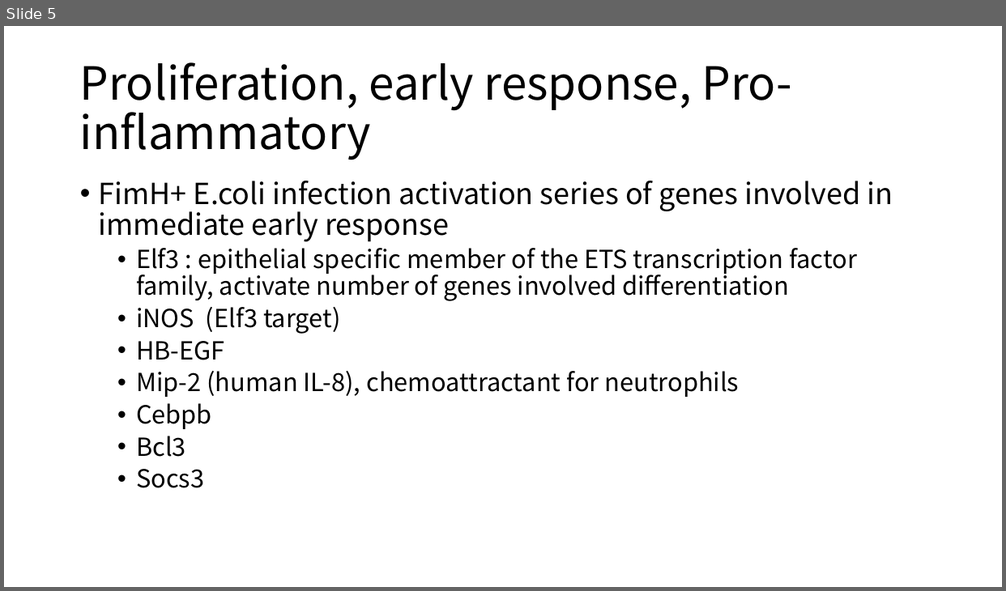
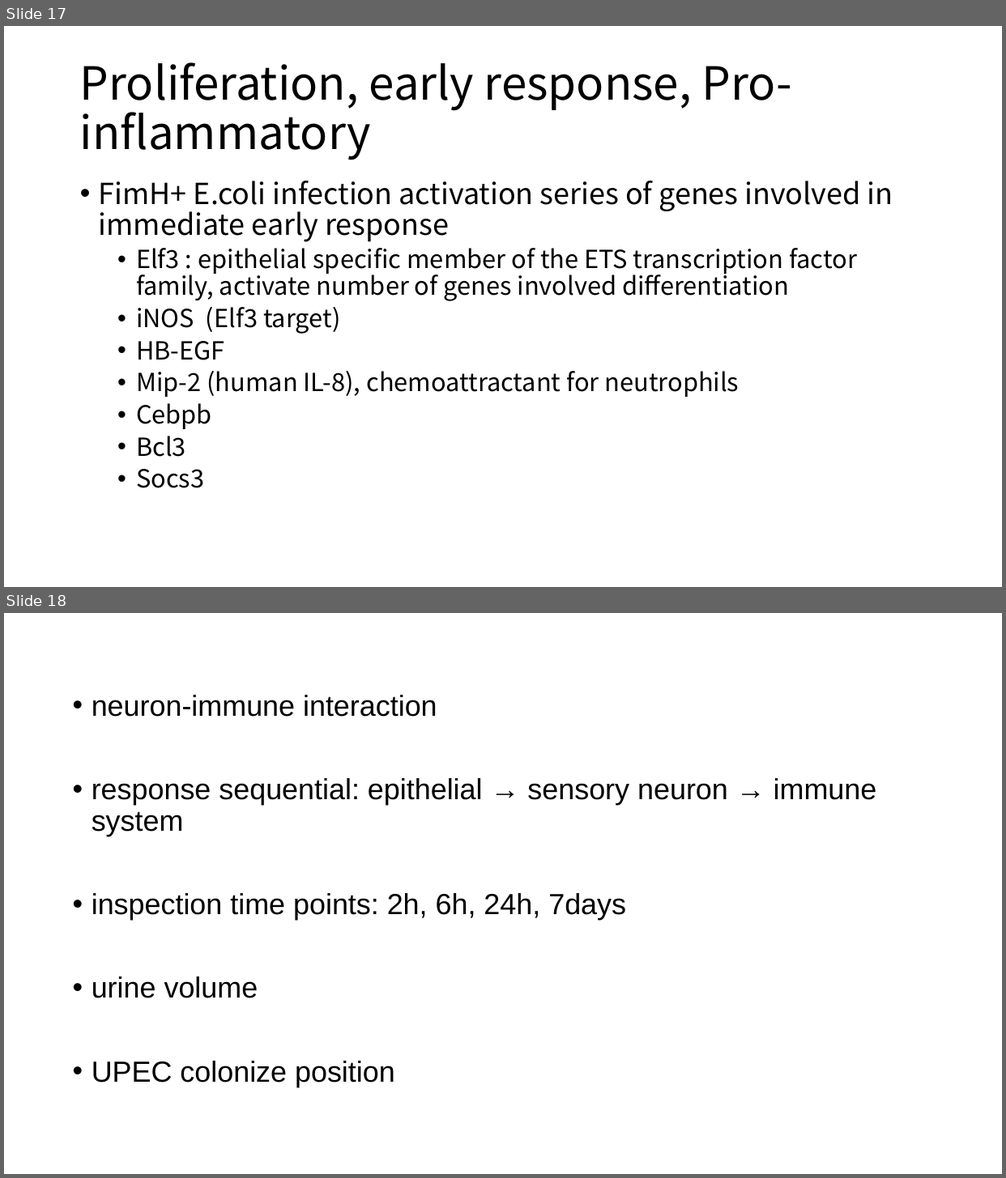
Before and after one commit to YinCY123/r, a slide deck: sslab/UTI.pptx. Shown one above the other, each under a label of ours: slide 5 before the commit, slides 17 and 18 after it. The pictures are 1006x591 and 1006x1178 pixels, drawn with LibreOffice and Linux fonts; fonts in the diff are those of the drawing. Boxes give left, top, right and bottom in pixels: in the first picture for what was removed or moved away, otherwise in the second. Text is boxed around its words. In the diff, an @@ line names an element or a change of style, - is before the commit and + after.

```diff
--- a/sslab/UTI.pptx
+++ b/sslab/UTI.pptx
@@ slide 18 added at (x1=4, y1=613, x2=1002, y2=1174), background #FFFFFF @@
@@ subtitle added at (x1=91, y1=695, x2=877, y2=1088), 28 pt, text #000000 @@
+• neuron-immune interaction
+• response sequential: epithelial → sensory neuron → immune system
+• inspection time points: 2h, 6h, 24h, 7days
+• urine volume
+• UPEC colonize position
@@ what was slide 5 is now slide 17 @@
```
Also in this commit, not shown: 1 slide changed, 6 other slides added, 2 slides removed.
